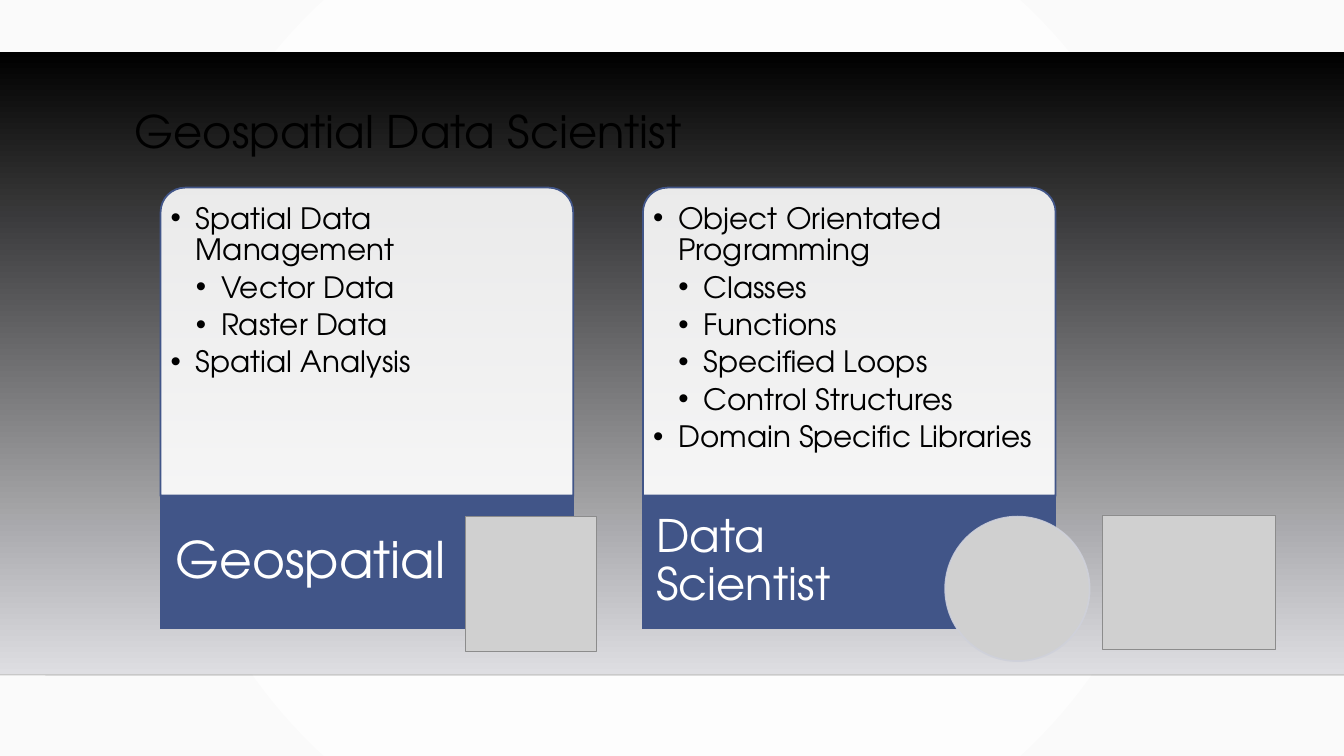
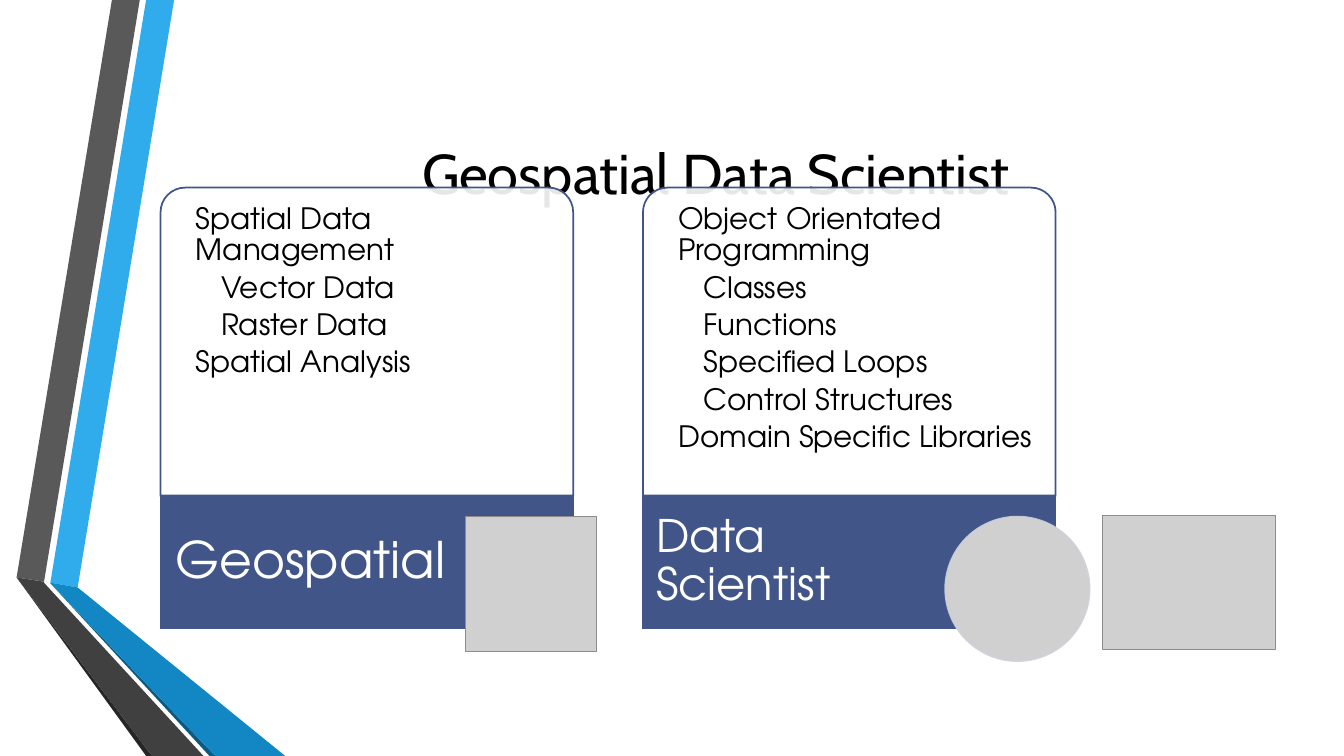
Before and after one commit to TomG007/gis5577, a slide deck: slide 3 of why_postgresql.odp. Drawn at 1344x756 pixels with LibreOffice and Linux fonts; fonts in the diff are those of the drawing; grey boxes stand for pictures; background and template pictures are left out. Boxes give left, top, right and bottom in pixels: in the first picture for what was removed or moved away, otherwise in the second. Text is boxed around its words. In the diff, an @@ line names an element or a change of style, - is before the commit and + after.

```diff
--- a/why_postgresql.odp
+++ b/why_postgresql.odp
@@ background gradient #FFFFFF to #FAFAFA to picture (left out) @@
@@ freeform shape removed at [0, 51, 1344, 675] @@
@@ title "Geospatial Data Scientist": place and size @@
-title "Geospatial Data Scientist" at [135, 95, 682, 172]
+title "Geospatial Data Scientist" at [422, 152, 1010, 207]
@@ title "Geospatial Data Scientist" at [422, 152, 1010, 207]: size 32 to 40 pt, font TeX Gyre Adventor to Cabin; alignment left to centre; line spacing 0.9 to 1; vertical alignment top to middle @@
@@ freeform shape "Spatial Data Management" at [160, 188, 573, 496]: bullet colour #000000 to #FFFFFF @@
@@ freeform shape "Object Orientated Programming" at [643, 188, 1056, 496]: bullet colour #000000 to #FFFFFF @@
@@ group added at [16, 0, 285, 756]: 6 freeform shapes @@
@@ line removed from (0, 675) to (1344, 675) @@
```
Also in this commit, not shown: 25 other slides changed, 3 other files.
